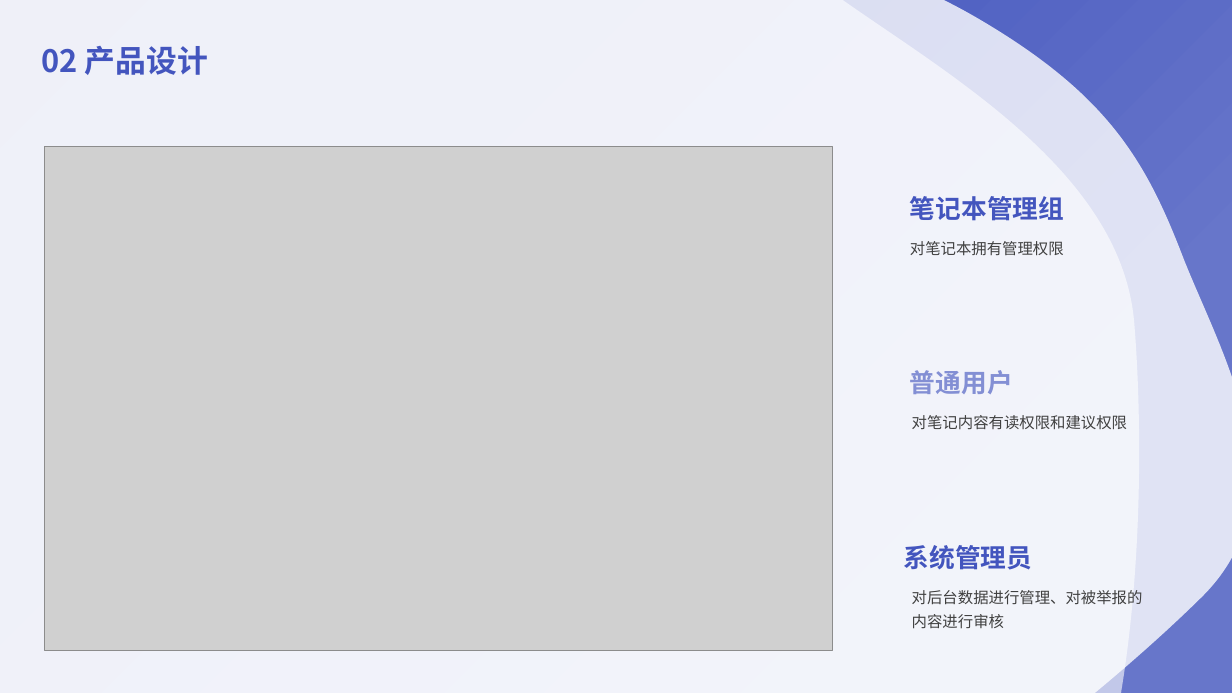
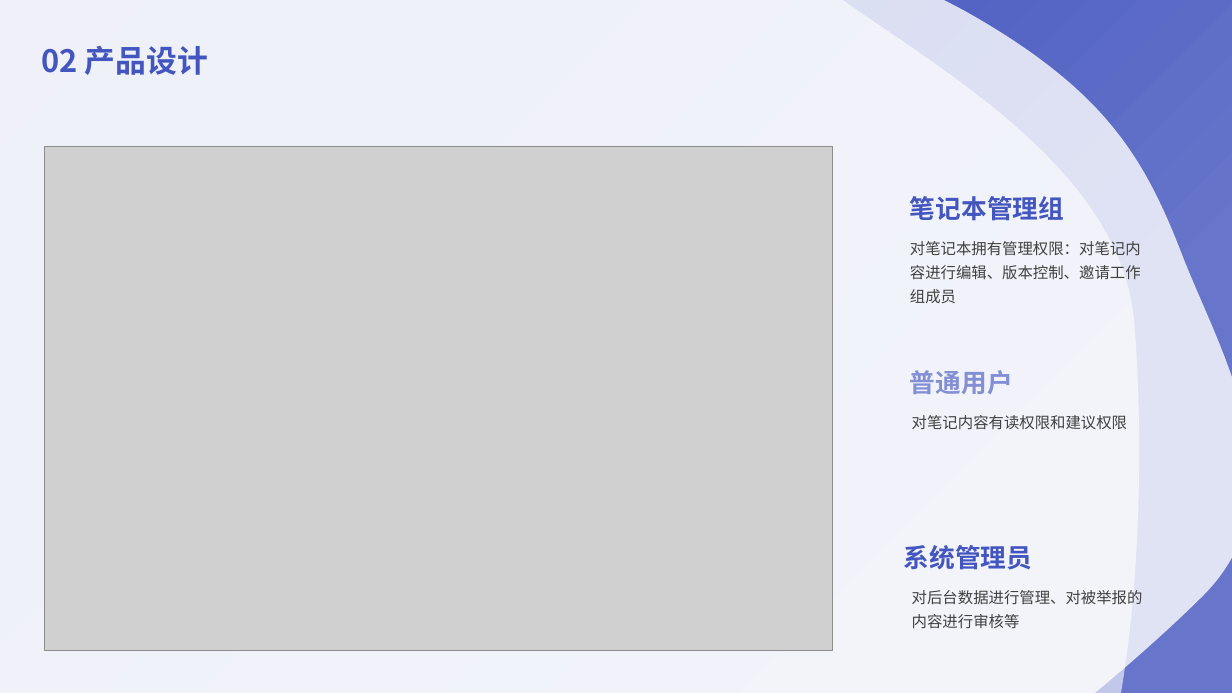
Before and after one commit to qinjr/TeamNote, a slide deck: slide 7 of doc/答辩PPT.pptx. Drawn at 1232x693 pixels with LibreOffice and Linux fonts; fonts in the diff are those of the drawing; grey boxes stand for pictures. Boxes give left, top, right and bottom in pixels: in the first picture for what was removed or moved away, otherwise in the second. Text is boxed around its words. In the diff, an @@ line names an element or a change of style, - is before the commit and + after.

```diff
--- a/doc/答辩PPT.pptx
+++ b/doc/答辩PPT.pptx
@@ text at (910,241,1141,303): text changed @@
-对笔记本拥有管理权限
+对笔记本拥有管理权限：对笔记内容进行编辑、版本控制、邀请工作组成员
@@ text at (912,590,1143,629): text changed @@
-对后台数据进行管理、对被举报的内容进行审核
+对后台数据进行管理、对被举报的内容进行审核等
```
Also in this commit, not shown: 1 other slide changed, 1 other file.
